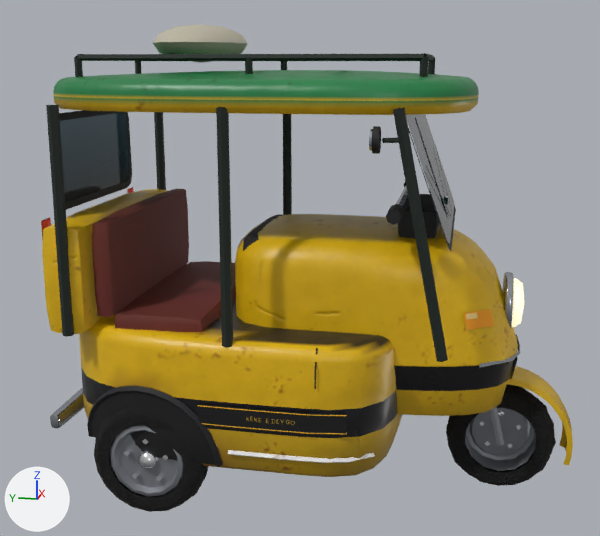
The glTF model src/assets/models/veh_keke.glb, before and after one commit.
Before and after are seen from a 50 mm camera at (-1.648, -0.302, 0.858) aimed at (-0.012, 0.025, 0.449). The lights are fixed; the arrows at lower left show +X, +Y and +Z. The older version comes first. Where no turn or scale is listed for an object, it has been applied to the vertices. Vertices at exactly the same position are counted once.

In view in the first picture: 'veh_keke_body', 'wheel_F', 'wheel_RR'.
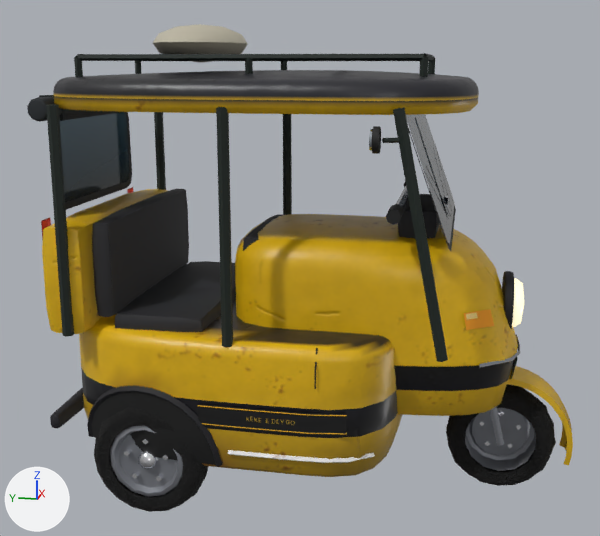
The change in detail:
me_veh_keke_body is used by ob_veh_keke_body; location (0.0, 0.0, 0.0).
me_veh_keke_body had 3627 vertices, 6336 faces and spanned x -0.294..0.294, y -0.539..0.501, z 0.073..0.933.
me_veh_keke_body now has 3740 vertices, 6552 faces and spans x -0.294..0.294, y -0.539..0.512, z 0.073..0.933.
me_veh_keke_body part 1: a new loose piece of 62 vertices spanning x -0.202..0.202, y 0.465..0.507, z 0.753..0.797, in mat_trim.
me_veh_keke_body part 2: a new loose piece of 26 vertices spanning x -0.145..-0.131, y 0.463..0.512, z 0.75..0.799, in mat_trim.
Part 3, on me_veh_keke_body:
98 vertices are removed from x -0.061..0.061, y -0.402..-0.386, z 0.335..0.456.
192 faces are deleted.
81 vertices are added at x -0.063..0.063, y -0.403..-0.385, z 0.333..0.458.
16 new vertices lie (0.0, 0.009, 0.0) away from vertices in x -0.063..0.063, y -0.398, z 0.333..0.458.
192 new faces join them, mat_trim.
me_veh_keke_body part 4: 2991 kept faces spanning x -0.274..0.274, y -0.539..0.501, z 0.073..0.845 get new vertex colours.
me_veh_keke_body part 5: 192 faces spanning x -0.23..0.23, y 0.469..0.497, z 0.143..0.179 switch from mat_chrome to mat_trim.
Other edits to the shape of me_veh_keke_body do not show in these pictures.

Changed parts and their boxes (x1, y1, x2, y2) in the pictures (600 x 536 px; the box of a moved part takes in the faces that stretch with it):
'veh_keke_body', reshaped
    before: (41, 24, 573, 477)
    after: (27, 24, 573, 477)
part 1 of me_veh_keke_body, added
    after: (27, 96, 91, 122)
part 2 of me_veh_keke_body, added
    after: (39, 95, 66, 121)
part 3 of me_veh_keke_body, moved or reshaped
    before: (502, 272, 514, 328)
    after: (502, 271, 514, 329)
part 4 of me_veh_keke_body, recoloured
    both: (50, 70, 514, 428)
part 5 of me_veh_keke_body, recoloured (darker)
    both: (50, 387, 84, 428)
